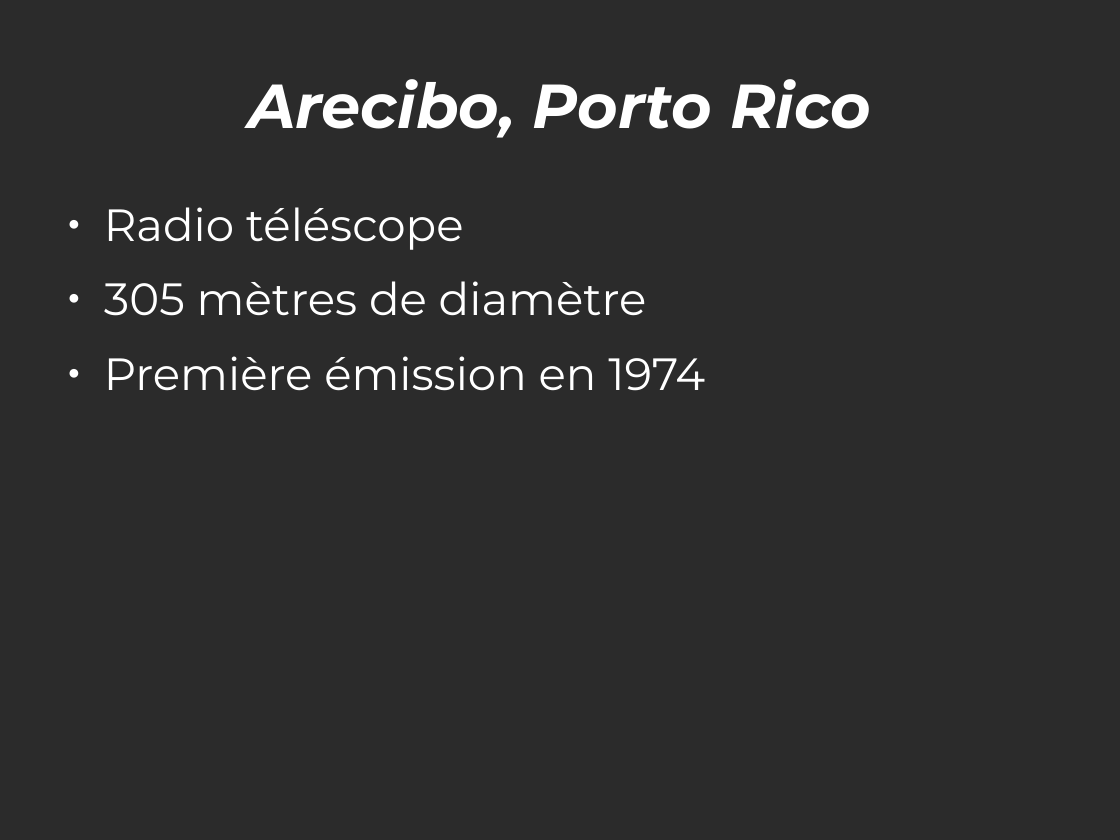
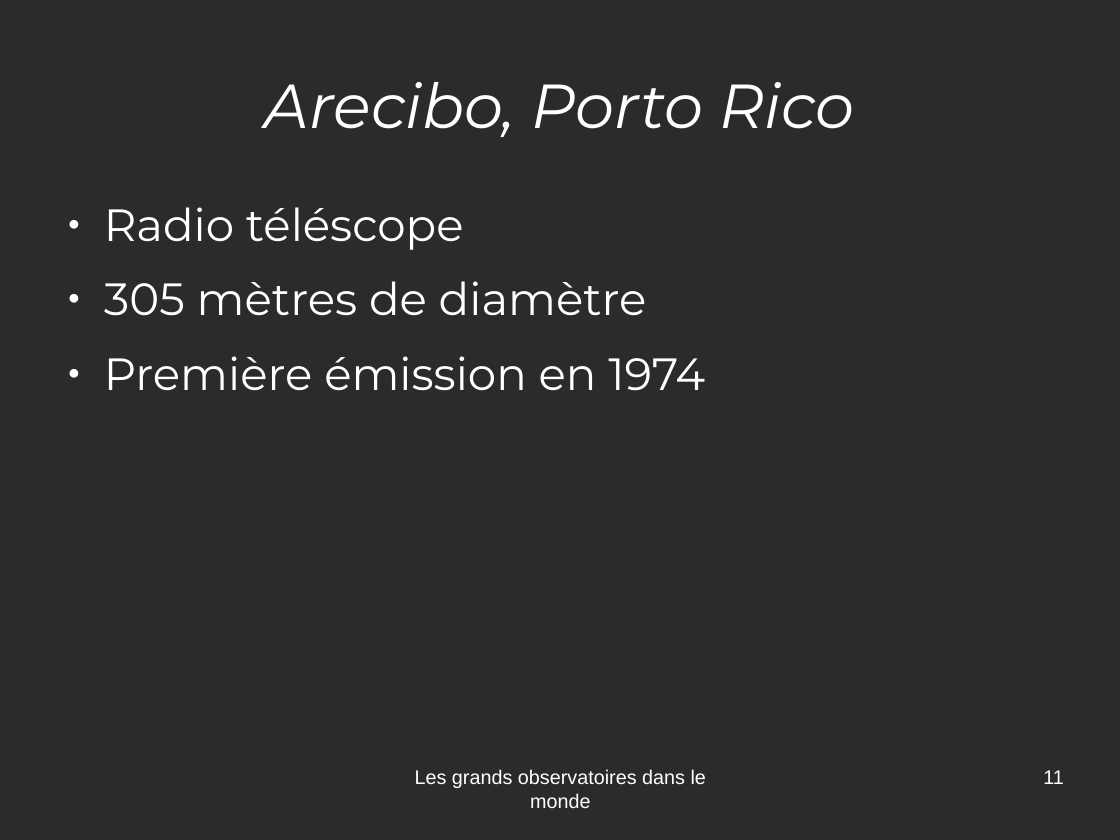
Before and after one commit to jcarnu/qf-astro, a slide deck: slide 11 of Ressources/Presentations/Observatoires.odp (slide 8 before the commit). Drawn at 1120x840 pixels with LibreOffice and Linux fonts; fonts in the diff are those of the drawing; background and template pictures are left out; a plain dark background stands for a picture behind light text. Boxes give left, top, right and bottom in pixels: in the first picture for what was removed or moved away, otherwise in the second. Text is boxed around its words. In the diff, an @@ line names an element or a change of style, - is before the commit and + after.

```diff
--- a/Ressources/Presentations/Observatoires.odp
+++ b/Ressources/Presentations/Observatoires.odp
@@ title "Arecibo, Porto Rico" at [265,82,854,137]: bold off @@
@@ text added at [415,769,706,808], 14 pt, text #FFFFFF @@
+Les grands observatoires dans le monde
@@ page number added at [1043,770,1064,784], 14 pt, text #FFFFFF @@
+11
```
Also in this commit, not shown: 16 other slides changed, 4 slides added, 1 slide removed, 8 other files.
